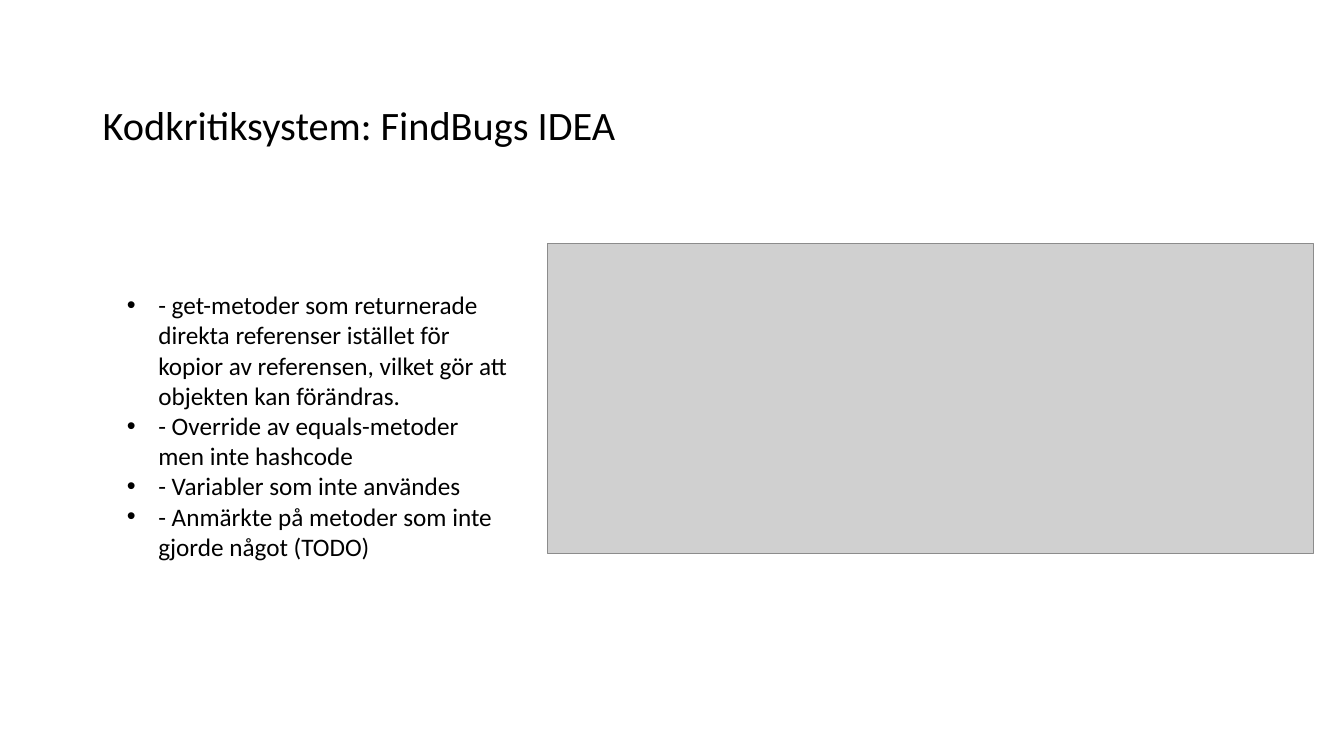
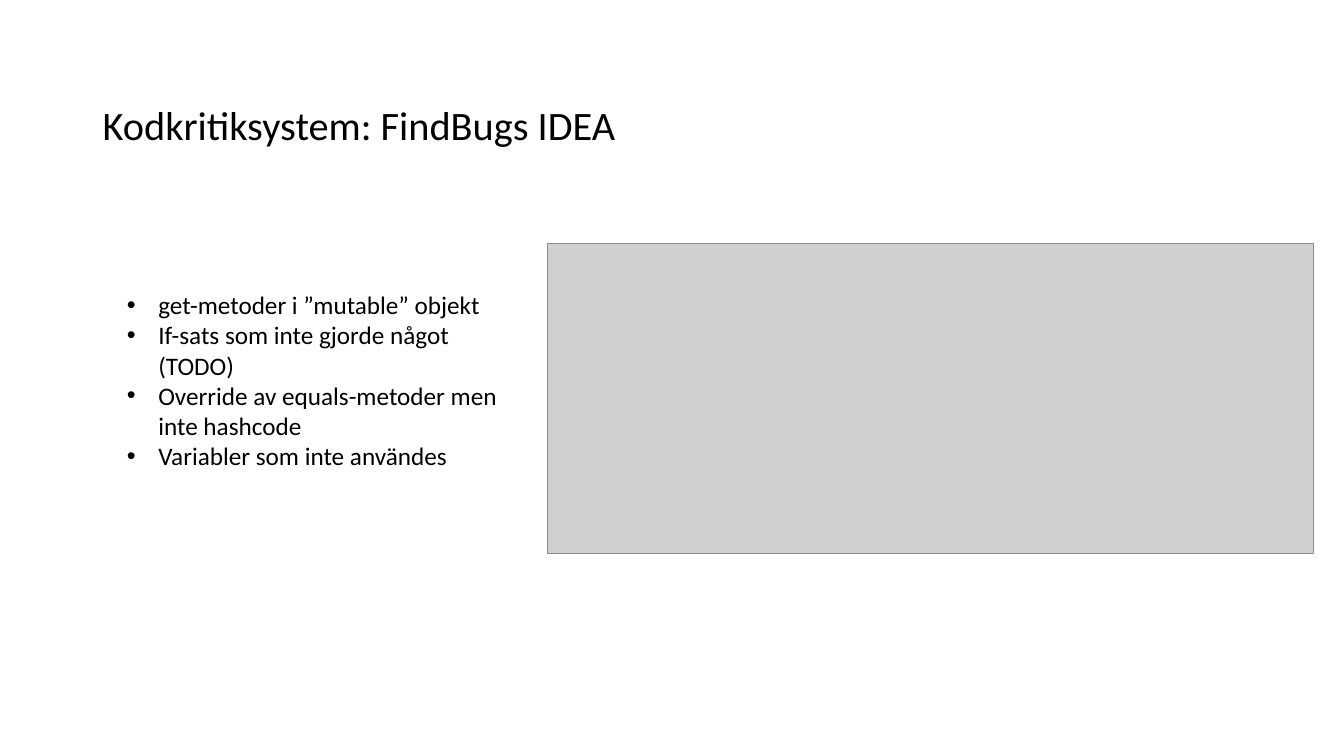
Before and after one commit to hampusidstam/InteGame, a slide deck: slide 29 of docs/Slutredovisning_grp5_v8.pptx. Drawn at 1344x756 pixels with LibreOffice and Linux fonts; fonts in the diff are those of the drawing; grey boxes stand for pictures. Boxes give left, top, right and bottom in pixels: in the first picture for what was removed or moved away, otherwise in the second. Text is boxed around its words. In the diff, an @@ line names an element or a change of style, - is before the commit and + after.

Commit message:
Created tests from the equivalence partitioning (that were not already written) and updated presentation with second FindBugs slide.

```diff
--- a/docs/Slutredovisning_grp5_v8.pptx
+++ b/docs/Slutredovisning_grp5_v8.pptx
@@ text at (158, 296, 497, 466): text changed @@
-• - get-metoder som returnerade direkta referenser istället för kopior av referensen, vilket gör att objekten kan förändras.
-• - Override av equals-metoder men inte hashcode
-• - Variabler som inte användes
-• - Anmärkte på metoder som inte gjorde något (TODO)
+• get-metoder i ”mutable” objekt
+• If-sats som inte gjorde något (TODO)
+• Override av equals-metoder men inte hashcode
+• Variabler som inte användes
```
Also in this commit, not shown: 1 other slide changed, 1 slide added, 3 other files.
